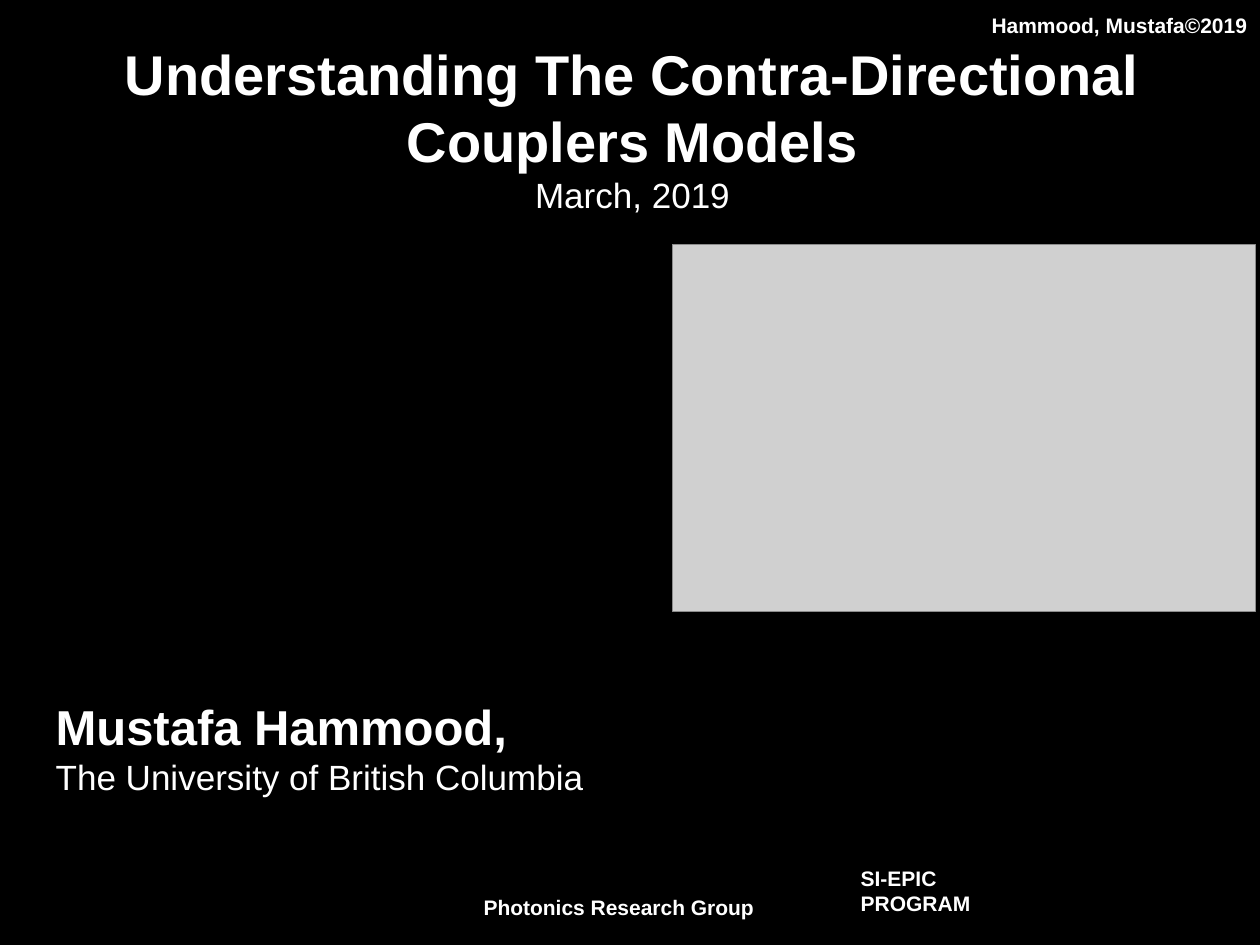
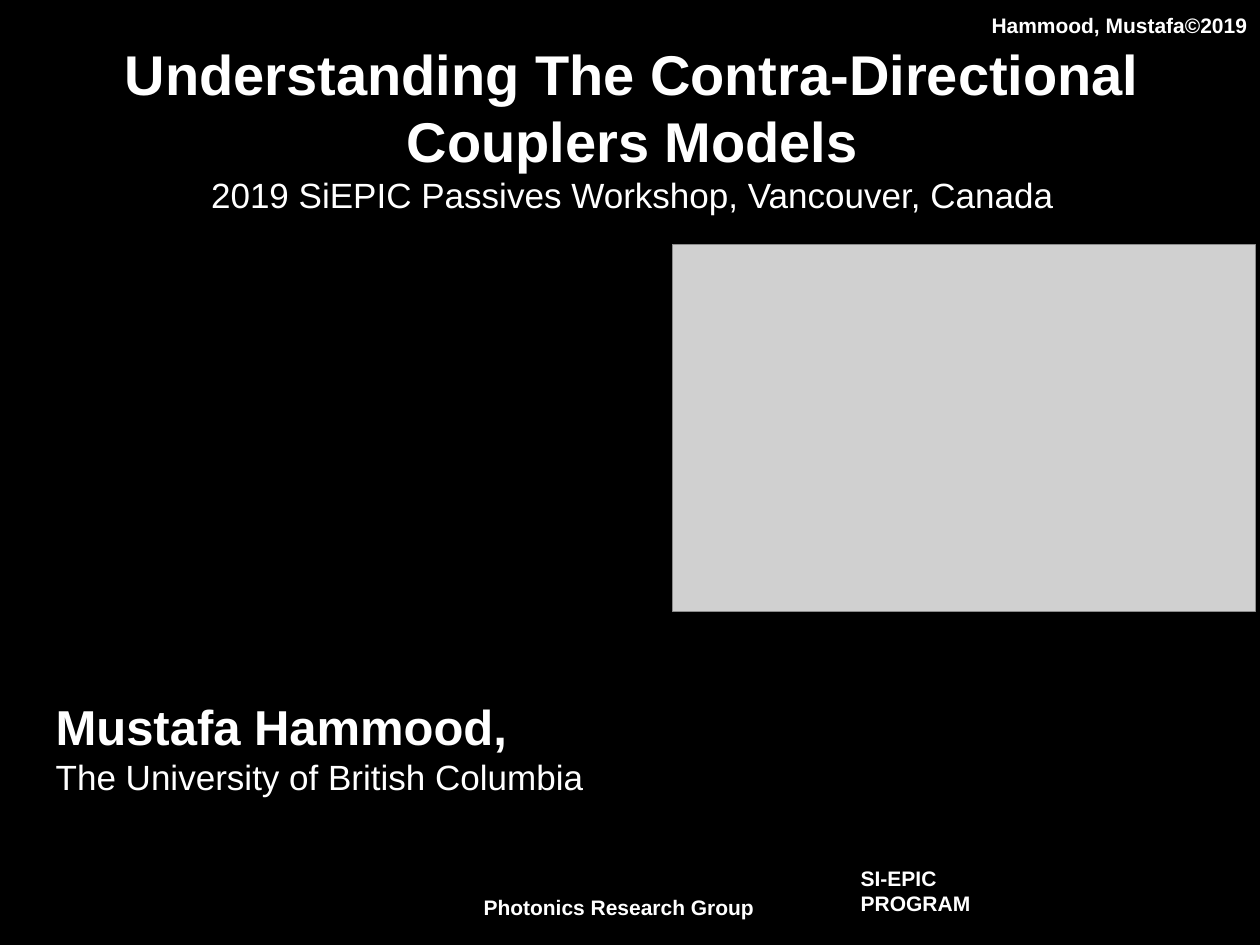
Before and after one commit to mustafacc/SiEPIC_Photonics_Package, a slide deck: slide 1 of SiEPIC_Photonics_Package/solvers_simulators/contraDC/Documentation/contraDC_Simulator.pptx. Drawn at 1260x945 pixels with LibreOffice and Linux fonts; fonts in the diff are those of the drawing; grey boxes stand for pictures; background and template pictures are left out. Boxes give left, top, right and bottom in pixels: in the first picture for what was removed or moved away, otherwise in the second. Text is boxed around its words. In the diff, an @@ line names an element or a change of style, - is before the commit and + after.

Commit message:
core: fix contra DC sim flow
mac compatible

```diff
--- a/SiEPIC_Photonics_Package/solvers_simulators/contraDC/Documentation/contraDC_Simulator.pptx
+++ b/SiEPIC_Photonics_Package/solvers_simulators/contraDC/Documentation/contraDC_Simulator.pptx
@@ title at (125, 54, 1138, 215): text changed @@
-Understanding The Contra-Directional Couplers Models
-March, 2019
+Understanding The Contra-Directional Couplers Models
+2019 SiEPIC Passives Workshop, Vancouver, Canada
```
Also in this commit, not shown: 1 other slide changed, 1 slide added, 4 other files.
